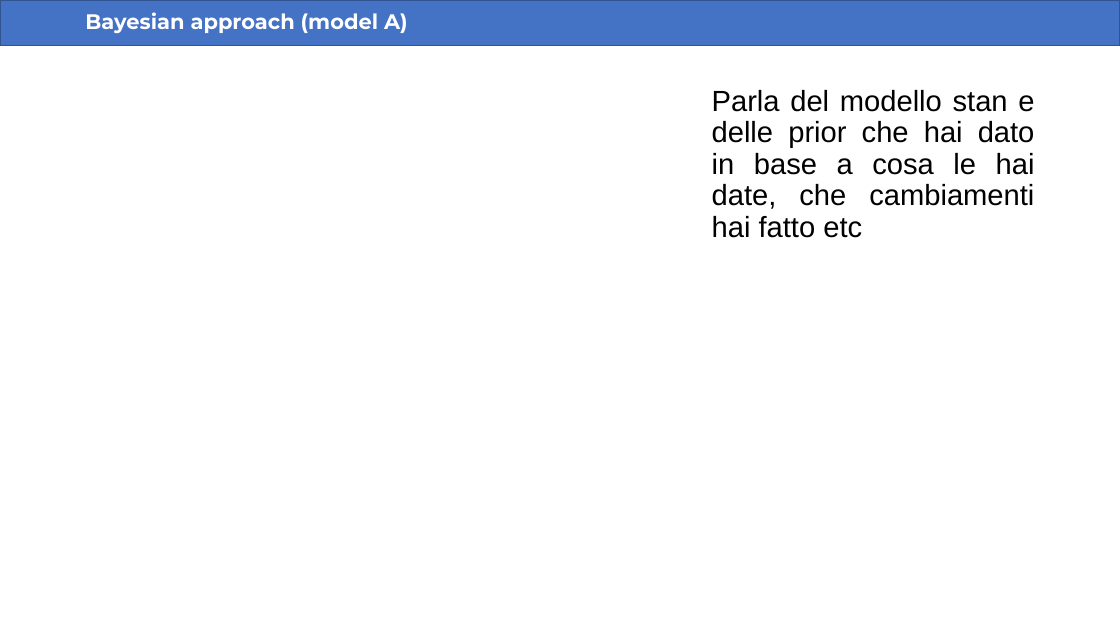
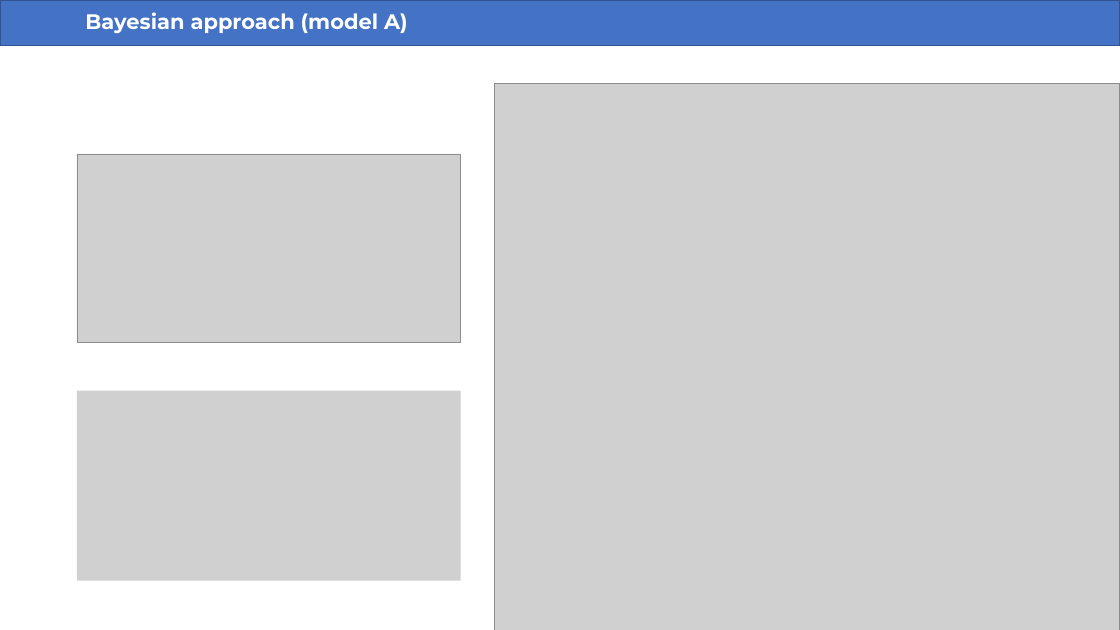
Before and after one commit to saraserafino/UVB-exposure-on-melanoma-mortality, a slide deck: slide 22 of UVB-exposure-on-melanoma-mortality.pptx. Drawn at 1120x630 pixels with LibreOffice and Linux fonts; fonts in the diff are those of the drawing; grey boxes stand for pictures. Boxes give left, top, right and bottom in pixels: in the first picture for what was removed or moved away, otherwise in the second. Text is boxed around its words. In the diff, an @@ line names an element or a change of style, - is before the commit and + after.

```diff
--- a/UVB-exposure-on-melanoma-mortality.pptx
+++ b/UVB-exposure-on-melanoma-mortality.pptx
@@ picture added at box(495, 83, 1120, 630) @@
@@ text removed at box(712, 90, 1035, 238) @@
-Parla del modello stan e delle prior che hai dato in base a cosa le hai date, che cambiamenti hai fatto etc
@@ picture added at box(77, 154, 461, 343) @@
@@ picture added at box(77, 391, 461, 581) @@
```
Also in this commit, not shown: 8 other slides changed, 11 slides added, 4 slides removed, 10 other files.
